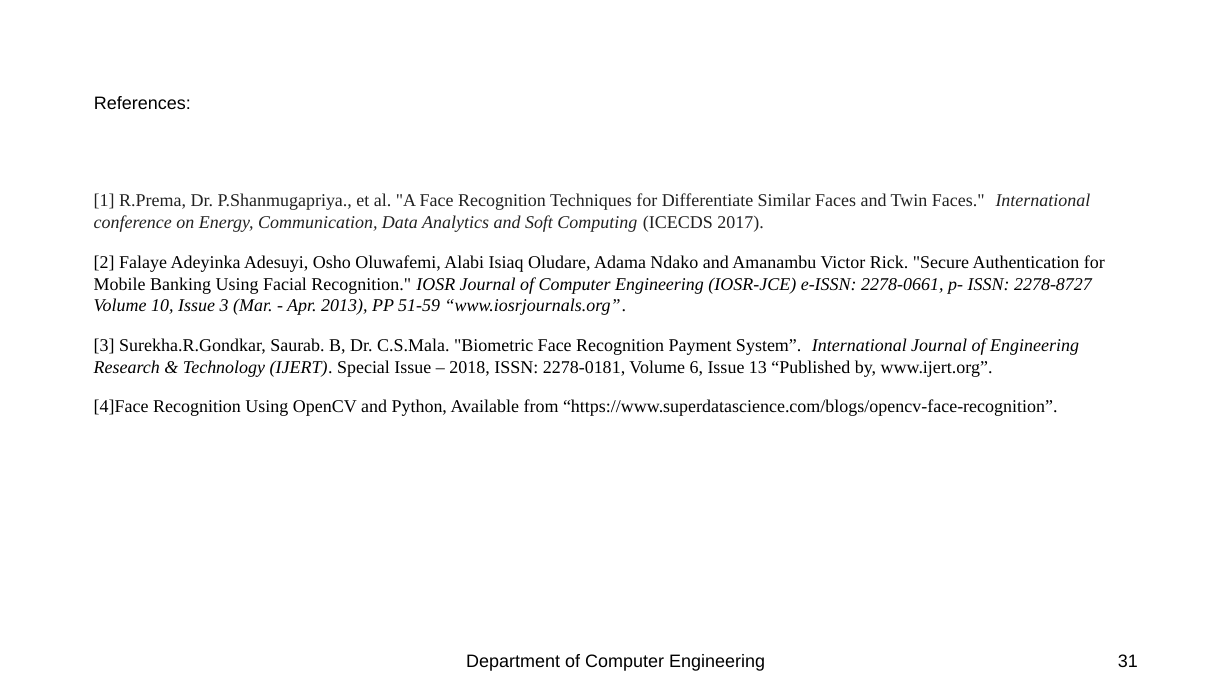
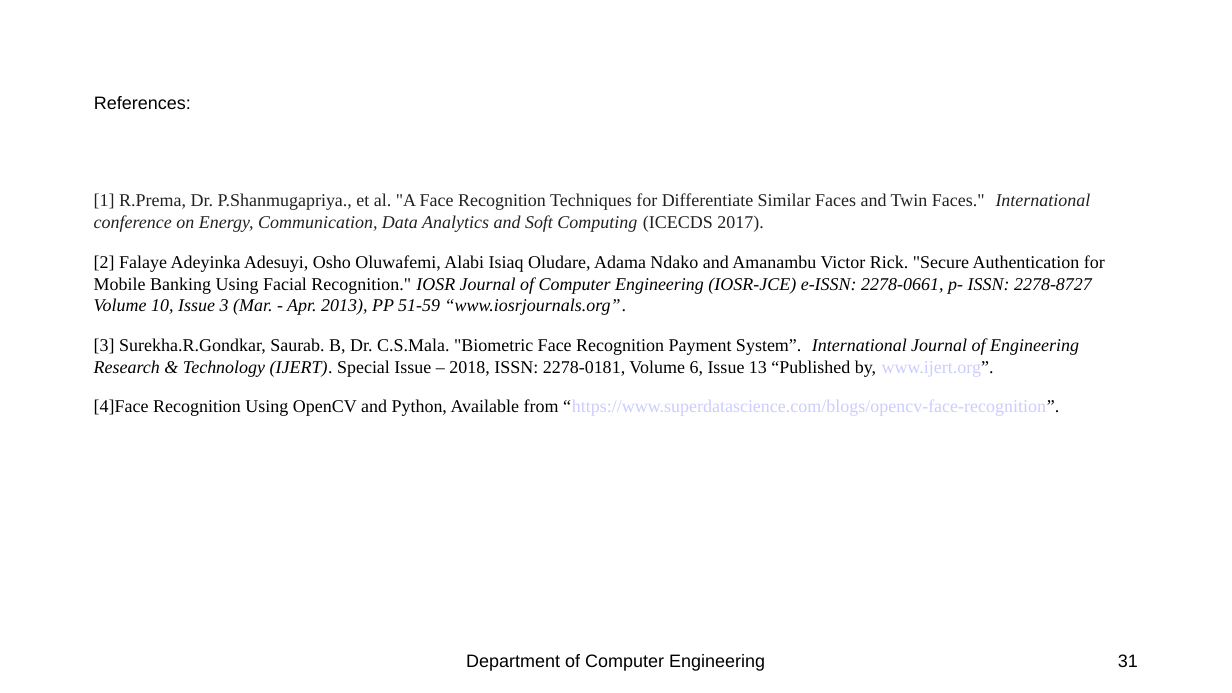
Before and after one commit to krrysis/Project, a slide deck: slide 31 of PPT/whitebookppt.ppt. Drawn at 1232x693 pixels with LibreOffice and Linux fonts; fonts in the diff are those of the drawing; background and template pictures are left out. Boxes give left, top, right and bottom in pixels: in the first picture for what was removed or moved away, otherwise in the second. Text is boxed around its words. In the diff, an @@ line names an element or a change of style, - is before the commit and + after.

```diff
--- a/PPT/whitebookppt.ppt
+++ b/PPT/whitebookppt.ppt
@@ text "[1] R.Prema, Dr. P.Shanmugapriya., et ..." at box(94, 193, 1105, 416): text colour #000000 to #CCCCFF in "www.ijert.org”.", "“https://www.superdatascience.com/blogs/opencv-face-recognit ..." @@
```
Also in this commit, not shown: 4 other slides changed, 3 other files.
